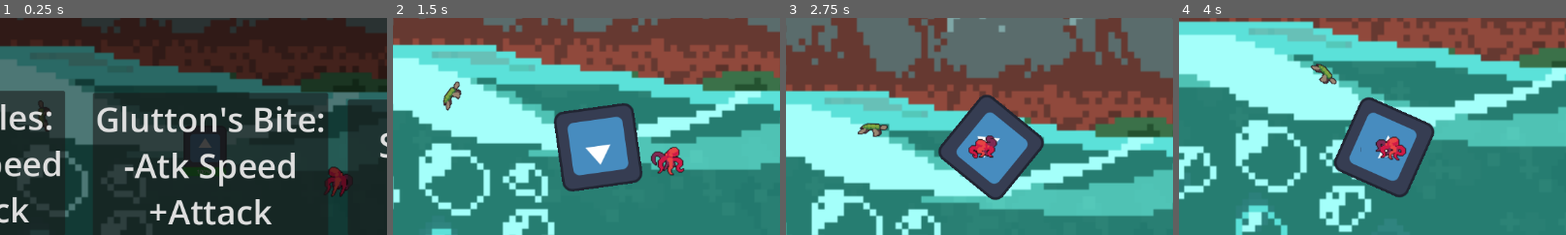
Above: before the commit, frames 1-4 (left to right).
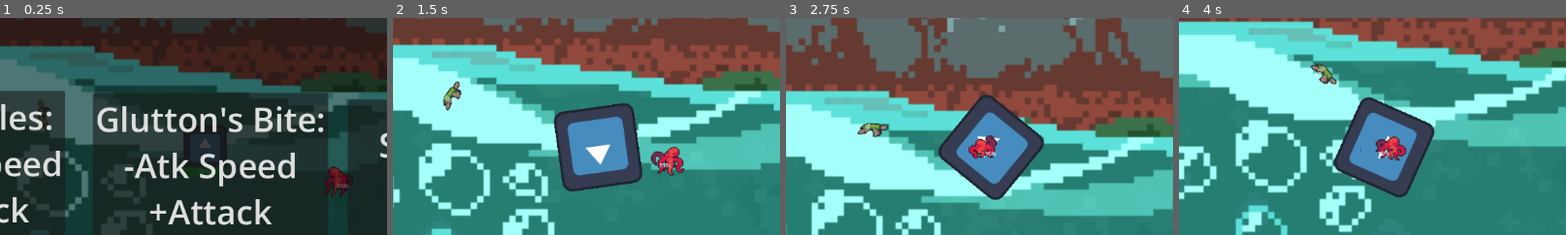
Above: after the commit, the same moments.

Repository: GavinWu42711/Campfire
Game: Godot game, scene res://Scenes/level_1.tscn
Two runs of this game, one before a commit and one after it. Both use one fixed random seed, a clock stepped at 60 frames per second and the inputs below. This scene is started directly instead of the project's main scene. The engine's default icon, where the game draws it, is replaced by a stand-in: a white triangle on a blue panel in a dark square.
Inputs (mouse positions are % of the whole screen's width and height, from its top left):
- Up to frame 1 (0.25 s): no input
- Up to frame 2 (1.5 s): tap Enter at 0.5 s; move the mouse to (72, 45) at 0.52 s; click (72, 45) at 0.6 s; move the mouse to (30, 55) at 1.27 s; right-click (30, 55) at 1.35 s
- Up to frame 3 (2.75 s): move the mouse to (60, 28) at 2.02 s; click (60, 28) at 2.1 s
- Up to frame 4 (4 s): move the mouse to (45, 70) at 2.77 s; right-click (45, 70) at 2.85 s; move the mouse to (80, 65) at 3.52 s; click (80, 65) at 3.6 s
The pictures show only the part of the screen within x 24-73%, y 20-70%; the shares and areas given below are measured in that part.

The runs differ from the first frame. In frame 1, less than 0.1% of the frame differs, in the area x 11-91%, y 47-79%; in frame 2, 0.1%; in frame 3, 0.1%; in frame 4, 0.1%, in the area x 34-55%, y 21-65%.

Commit message:
Hp Bar
- Added hp bar to enemy

Diff:
--- a/campfire/Scenes/OctopusEnemy.tscn
+++ b/campfire/Scenes/OctopusEnemy.tscn
@@ -242,12 +242,13 @@
 "speed": 5.0
 }]
 
-[node name="CharacterBody2D" type="CharacterBody2D" unique_id=980513259 node_paths=PackedStringArray("enemy_hitbox", "enemy_attack_hitbox", "animated_sprite")]
+[node name="CharacterBody2D" type="CharacterBody2D" unique_id=980513259 node_paths=PackedStringArray("enemy_hitbox", "enemy_attack_hitbox", "animated_sprite", "hp_bar")]
 script = ExtResource("1_dhquj")
 rotation_speed = 0.0
 enemy_hitbox = NodePath("CollisionShape2D")
 enemy_attack_hitbox = NodePath("Area2D")
 animated_sprite = NodePath("AnimatedSprite2D")
+hp_bar = NodePath("ProgressBar")
 
 [node name="CollisionShape2D" type="CollisionShape2D" parent="." unique_id=771748599]
 position = Vector2(-8, 0.5)
@@ -267,3 +268,7 @@
 animation = &"walk"
 frame = 5
 frame_progress = 0.80636144
+
+[node name="ProgressBar" type="ProgressBar" parent="." unique_id=1065757239]
+offset_right = 4.0
+offset_bottom = 27.0
--- a/campfire/Scenes/TurtleEnemy.tscn
+++ b/campfire/Scenes/TurtleEnemy.tscn
@@ -214,13 +214,14 @@
 "speed": 5.0
 }]
 
-[node name="CharacterBody2D" type="CharacterBody2D" unique_id=980513259 node_paths=PackedStringArray("enemy_hitbox", "enemy_attack_hitbox", "animated_sprite")]
+[node name="CharacterBody2D" type="CharacterBody2D" unique_id=980513259 node_paths=PackedStringArray("enemy_hitbox", "enemy_attack_hitbox", "animated_sprite", "hp_bar")]
 script = ExtResource("1_hmfqy")
 move_speed = 75.0
 enemy_attack_damage = 5
 enemy_hitbox = NodePath("CollisionShape2D")
 enemy_attack_hitbox = NodePath("Area2D")
 animated_sprite = NodePath("AnimatedSprite2D")
+hp_bar = NodePath("ProgressBar")
 
 [node name="CollisionShape2D" type="CollisionShape2D" parent="." unique_id=694097625]
 position = Vector2(-1.5, 0.5)
@@ -243,3 +244,7 @@
 animation = &"attack"
 frame = 5
 frame_progress = 1.0
+
+[node name="ProgressBar" type="ProgressBar" parent="." unique_id=1059418987]
+offset_right = 4.0
+offset_bottom = 27.0
--- a/campfire/Scripts/Enemy_Class.gd
+++ b/campfire/Scripts/Enemy_Class.gd
@@ -18,6 +18,7 @@
 
 #Sprites and animations
 @export var animated_sprite:AnimatedSprite2D
+@export var hp_bar:ProgressBar
 
 #Variables NOT to be set
 #Health and attacking
@@ -37,6 +38,9 @@
 var dot_applied_time_left:float = 0
 var dot_applied_last_proc:float = 0
 var dot_timer:Timer
+
+#Other
+var enemy_depth = 0
 
 #Signal for the enemy to take damage; helps with decoupling
 signal take_damage_signal(damage:int)
@@ -54,6 +58,7 @@
 	take_dot.connect(apply_dot)
 	apply_knockback.connect(take_knockback)
 	dot_timer = Timer.new()
+	set_up_hp_bar()
 
 #Run every second
 func _physics_process(delta: float) -> void:
@@ -61,7 +66,22 @@
 	check_attack_hitbox()
 	animation_handler()
 	dot_handler()
+	update_hp_bar()
 	move_and_slide()
+
+#Sets up the enemy hp-bar
+func set_up_hp_bar() -> void:
+	while hp_bar == null:
+		pass
+	hp_bar.FillMode.FILL_BEGIN_TO_END
+	hp_bar.min_value = 0
+	hp_bar.max_value = max_health
+	hp_bar.value = current_health
+	hp_bar.show_percentage = true
+
+#Updates the enemy hp-bar
+func update_hp_bar() -> void:
+	hp_bar.value = current_health
 
 #Apply knockback to the enemy; knockback_direction is a heading
 func take_knockback(knockback_direction:float,knockback_distance:float) -> void:
@@ -129,6 +149,7 @@
 #When the enemy dies
 func die() -> void:
 	alive = false
+	SceneHandler.update_goals_signal.emit(enemy_depth)
 	queue_animation(ACTION.DEATH)
 
 #Checks if any player hitboxes are in range
--- a/campfire/Scripts/enemy_spawner.gd
+++ b/campfire/Scripts/enemy_spawner.gd
@@ -64,6 +64,7 @@
 var spawner_cooldown:float = 10 #How long before another wave of enemies should be spawn
 var spawn_next_wave:bool = false
 
+
 #Emit to start spawning
 signal start_spawning_signal(depth:int)
 
@@ -107,10 +108,11 @@
 
 #Spawns the enemy based in the enemy enum provided
 #Position of the enemy is randomized based on the player, with the range being relative to max and min distance
-func spawn_enemy(enemy_enum_int:int, max_distance:int = 1200, min_distance:int = 1000) -> void:
+func spawn_enemy(enemy_enum_int:int, enemy_depth:int = 0, max_distance:int = 1200, min_distance:int = 1000) -> void:
 	#Spawn the enemy
 	var enemy_scene:PackedScene = enemy_list[enemy_enum_int]
 	var enemy:Enemy = enemy_scene.instantiate()
+	enemy.enemy_depth = enemy_depth
 
 	#Randomize where the enemy is using a random spot on a circle with a random radius
 	var player_global_pos:Vector2 = Global.player_pos
@@ -124,19 +126,19 @@
 #Spawns 10 random enemies from depth 1 list
 func spawn_depth_1_wave() -> void:
 	for i in range(10):
-		spawn_enemy(depth_1_enemy.pick_random())
+		spawn_enemy(depth_1_enemy.pick_random(), 1)
 
 #Spawns 10 random enemies from depth 2 list
 func spawn_depth_2_wave() -> void:
 	for i in range(10):
-		spawn_enemy(depth_2_enemy.pick_random())
+		spawn_enemy(depth_2_enemy.pick_random(), 2)
 
 #Spawns 10 random enemies from depth 3 list
 func spawn_depth_3_wave() -> void:
 	for i in range(10):
-		spawn_enemy(depth_3_enemy.pick_random())
+		spawn_enemy(depth_3_enemy.pick_random(), 3)
 
 #Spawns 10 random enemies from depth 4 list
 func spawn_depth_4_wave() -> void:
 	for i in range(10):
-		spawn_enemy(depth_4_enemy.pick_random())
+		spawn_enemy(depth_4_enemy.pick_random(), 4)
--- a/campfire/project.godot
+++ b/campfire/project.godot
@@ -19,6 +19,7 @@
 
 Global="*uid://chjmsq0ys3527"
 EnemySpawner="*uid://chbskor58s0mx"
+SceneHandler="*uid://dca0jch7vav0r"
 
 [dotnet]
 
--- /dev/null
+++ b/campfire/scene_handler.gd
@@ -0,0 +1,66 @@
+extends Node
+
+#Scenes to instantiate/switch to
+var player_scene:PackedScene = preload("res://Scenes/Player.tscn")
+var level_1_scene:PackedScene = preload("res://Scenes/level_1.tscn")
+var level_2_scene:PackedScene = preload("res://Scenes/level_2.tscn")
+var level_3_scene:PackedScene = preload("res://Scenes/level_3.tscn")
+var level_4_scene:PackedScene = preload("res://Scenes/level_4.tscn")
+
+#Clear cons to switch scenes
+var level_1_killed_goal = 10
+var level_1_enemies_killed = 0
+var level_2_killed_goal = 10
+var level_2_enemies_killed = 0
+var level_3_killed_goal = 10
+var level_3_enemies_killed = 0
+var level_4_killed_goal = 10
+var level_4_enemies_killed = 0
+
+enum LEVEL {MENU, LEVEL_1, LEVEL_2, LEVEL_3, LEVEL_4, RESTART}
+var current_level:int = 0
+
+#Signal to update clear cons
+signal update_goals_signal(enemy_depth:int)
+
+#Signal to reset clear cons
+signal reset_clear_cons_signal()
+
+# Called when the node enters the scene tree for the first time.
+func _ready() -> void:
+	update_goals_signal.connect(update_goals)
+	reset_clear_cons_signal.connect(reset_clear_cons)
+
+# Called every frame. 'delta' is the elapsed time since the previous frame.
+func _process(delta: float) -> void:
+	pass
+
+func reset_clear_cons() -> void:
+	level_1_enemies_killed = 0
+	level_2_enemies_killed = 0
+	level_3_enemies_killed = 0
+	level_4_enemies_killed = 0
+
+
+func update_goals(enemy_depth:int = 0) -> void:
+	if enemy_depth == 0:
+		pass
+	elif enemy_depth == 1:
+		pass
+
+func check_goals() -> void:
+	pass
+
+func transition_scene(new_level:int) -> void:
+	if new_level == LEVEL.MENU:
+		reset_clear_cons()
+	elif new_level == LEVEL.LEVEL_1:
+		get_tree().change_scene_to_packed(level_1_scene)
+	elif new_level == LEVEL.LEVEL_2:
+		get_tree().change_scene_to_packed(level_2_scene)
+	elif new_level == LEVEL.LEVEL_3:
+		get_tree().change_scene_to_packed(level_3_scene)
+	elif new_level == LEVEL.LEVEL_4:
+		get_tree().change_scene_to_packed(level_4_scene)
+	elif new_level == LEVEL.RESTART:
+		reset_clear_cons()
Not shown: 2 places in campfire/Scenes/level_1.tscn that only renumber resources
Not shown: 1 places in campfire/Scenes/level_3.tscn that only renumber resources
Not shown, added: campfire/scene_handler.gd.uid
